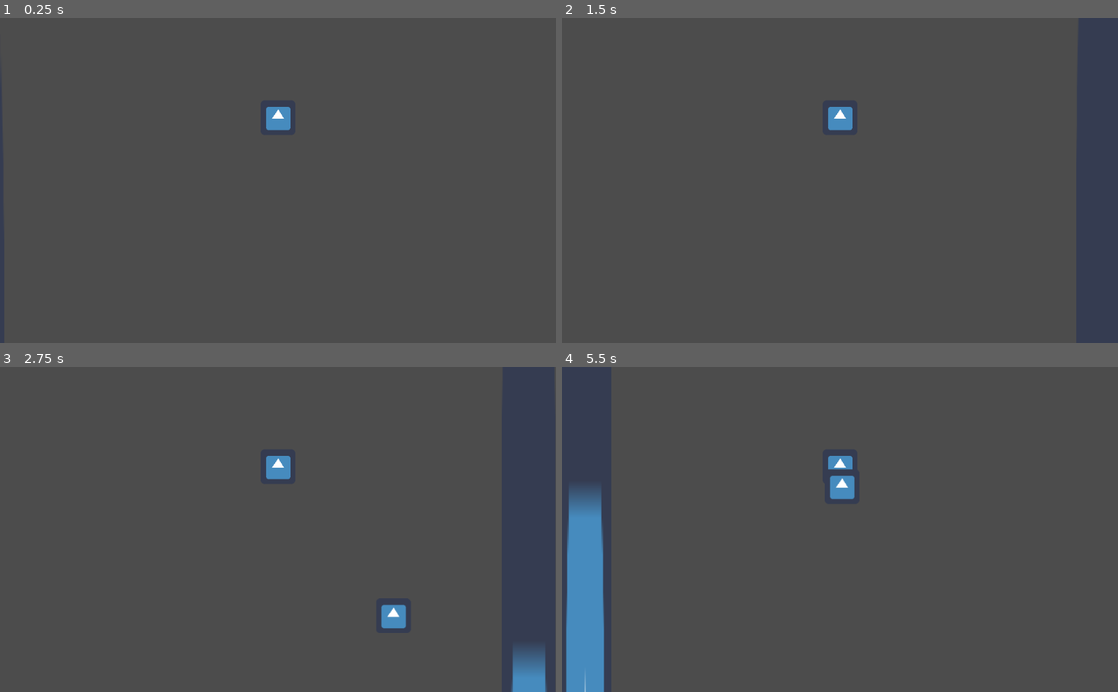
Above: before the commit, frames 1-4 (two rows, left to right).
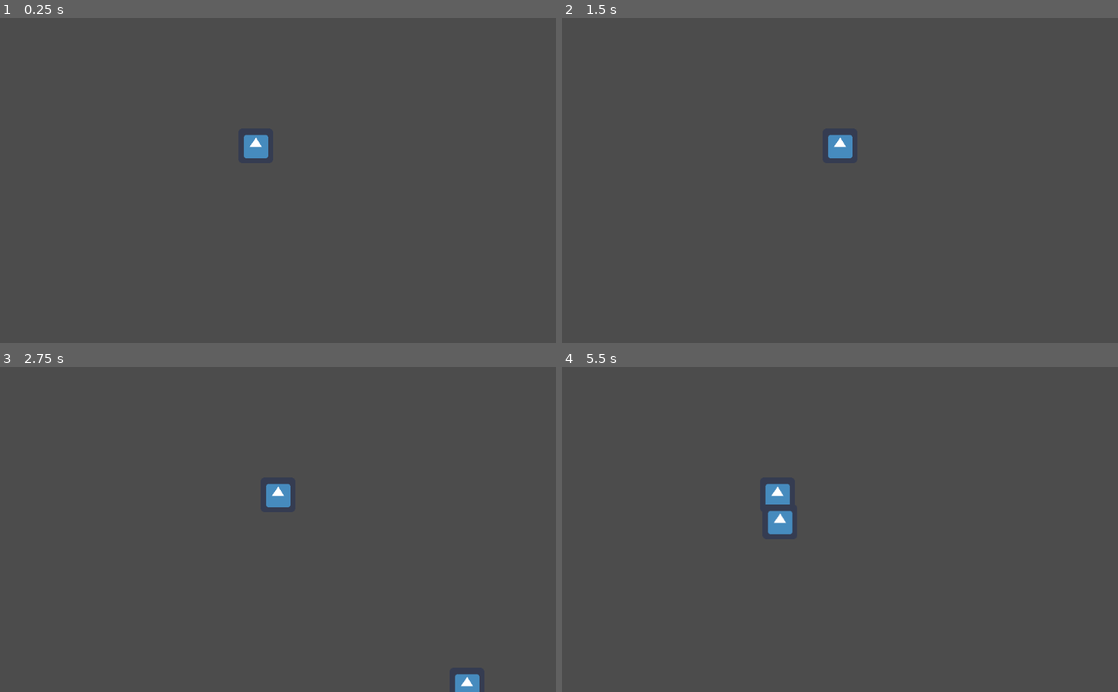
Above: after the commit, the same moments.

Repository: kevinMG01/caida_V_R_K
Game: Godot game, scene res://Nivel_1/Nivel_1.tscn
The game is run twice, just before and just after one commit, with the same random seed, the same clock (stepped at 60 frames per second) and the same inputs. The project has no main scene, so this scene is started directly. The engine's default icon, where the game draws it, is replaced by a stand-in: a white triangle on a blue panel in a dark square.
Inputs:
- Up to frame 1 (0.25 s): no input
- Up to frame 2 (1.5 s): tap Enter at 0.5 s; hold Right (ui_right) 0.53-1.28 s; hold Left (ui_left) from 1.28 s (still down)
- Up to frame 3 (2.75 s): release Left (ui_left) at 2.03 s; hold Right (ui_right) from 2.03 s (still down)
- Up to frame 4 (5.5 s): release Right (ui_right) at 3.53 s; hold Left (ui_left) from 3.53 s (still down)

The runs differ from the first frame. In frame 1, 0.6% of the frame differs, in the area x 43-53%, y 27-44%; in frame 2, 0.6%; in frame 3, 2.0%; in frame 4, 5.3%, in the area x 0-53%, y 27-100%.

Commit message:
limites de camara
pusimos los limites de camra. no tocar hay mejores para poner limites de camara

Diff:
--- a/Nivel_1/Nivel_1.gd
+++ b/Nivel_1/Nivel_1.gd
@@ -8,9 +8,8 @@
 
 # Called when the node enters the scene tree for the first time.
 func _ready():
-	pass # Replace with function body.
-
-
-# Called every frame. 'delta' is the elapsed time since the previous frame.
-#func _process(delta):
-#	pass
+#	get_tree().get_nodes_in_group("camara")[0].set_limit(MARGIN_LEFT, get_tree().get_nodes_in_group("min")[0].get_pos().x)
+#	get_tree().get_nodes_in_group("camara")[0].set_limit(MARGIN_TOP, get_tree().get_nodes_in_group("min")[0].get_pos().y)
+#	get_tree().get_nodes_in_group("camara")[0].set_limit(MARGIN_RIGHT, get_tree().get_nodes_in_group("max")[0].get_pos().x)
+#	get_tree().get_nodes_in_group("camara")[0].set_limit(MARGIN_BOTTOM, get_tree().get_nodes_in_group("max")[0].get_pos().y)
+	pass
--- a/Nivel_1/Nivel_1.tscn
+++ b/Nivel_1/Nivel_1.tscn
@@ -9,7 +9,20 @@
 script = ExtResource( 4 )
 
 [node name="Player" parent="." instance=ExtResource( 1 )]
-position = Vector2( 471, -257 )
+position = Vector2( 471, -333 )
+
+[node name="minimo" type="Position2D" parent="Player" groups=["min"]]
+position = Vector2( -471, -304 )
+
+[node name="maximino" type="Position2D" parent="Player" groups=["max"]]
+position = Vector2( 632, 4231 )
+
+[node name="Camera2D" type="Camera2D" parent="Player"]
+position = Vector2( 0, 64 )
+current = true
+limit_left = 0
+limit_right = 1100
+limit_bottom = 4000
 
 [node name="Enemigos" type="Node" parent="."]
 
@@ -31,15 +44,15 @@
 [node name="Pared" type="Node" parent="."]
 
 [node name="suelo" parent="Pared" instance=ExtResource( 2 )]
-position = Vector2( 6, 3978 )
+position = Vector2( 45, 3978 )
 
 [node name="suelo4" parent="Pared" instance=ExtResource( 2 )]
-position = Vector2( 6, -457 )
+position = Vector2( 24, -593 )
 
 [node name="suelo2" parent="Pared" instance=ExtResource( 2 )]
-position = Vector2( -131, 282 )
+position = Vector2( -101, 282 )
 scale = Vector2( 0.1, 110 )
 
 [node name="suelo3" parent="Pared" instance=ExtResource( 2 )]
-position = Vector2( 989, 316 )
+position = Vector2( 1099, 316 )
 scale = Vector2( 0.1, 110 )
--- a/Player/Player.tscn
+++ b/Player/Player.tscn
@@ -12,7 +12,7 @@
 } ]
 
 [sub_resource type="CircleShape2D" id=2]
-radius = 17.0
+radius = 30.4138
 
 [node name="Player" type="KinematicBody2D"]
 script = ExtResource( 1 )
@@ -23,7 +23,3 @@
 
 [node name="CollisionShape2D" type="CollisionShape2D" parent="."]
 shape = SubResource( 2 )
-
-[node name="Camera2D" type="Camera2D" parent="."]
-position = Vector2( 0, 116 )
-current = true
